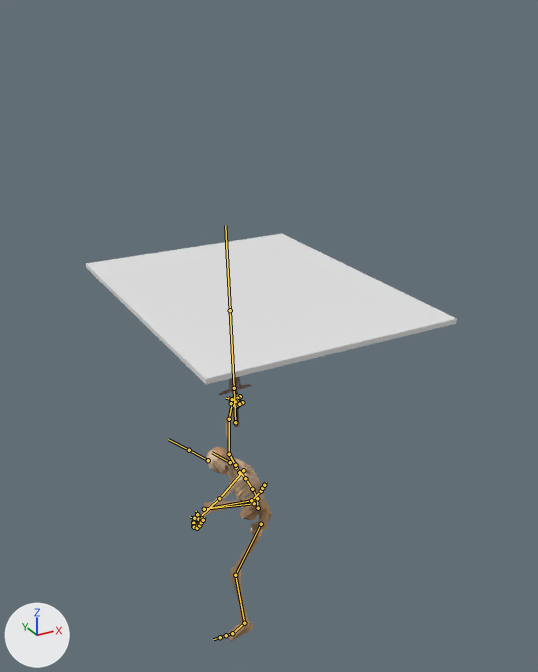
Two versions of the FBX model project-id-gameoff2024/Assets/Models/Characters/Skeleton1.fbx, one commit apart.
Before and after are seen from a 50 mm camera at (-15.6, -29.9, 12.3) aimed at (0.9, 0.0, -2.7). Every picture has the same lights, and +X, +Y and +Z are marked at lower left. Both versions are drawn at frame 1 of the action 'Skeleton_Bones|Armature|mixamo.com|Layer0'; the numbers are the values there. The bones that bend it are drawn over the model as lines.

Names of what the first picture shows: 'Cube', 'Skeleton.001', 'Skeleton.002'.
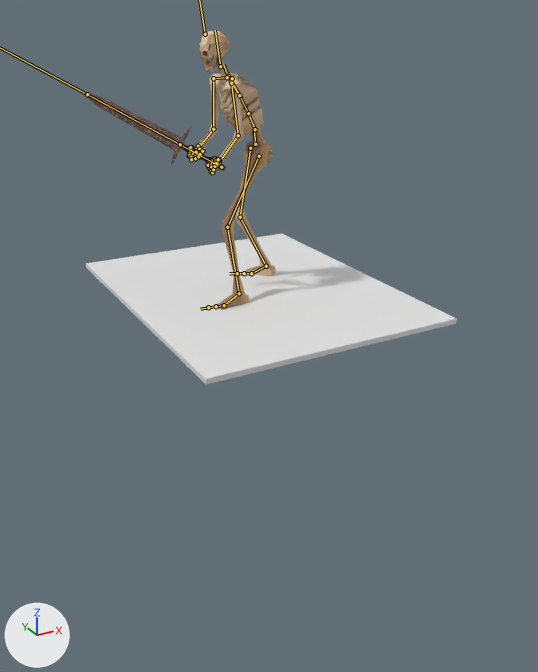
Commit message: skeleton fix

The change in detail:
Bone 'mixamorig:Hips' (bone_mixamorig_hips) moves from (15.0, -1995.0, 3.0) to (15.0, -30.0, 3.0).
Bone 'mixamorig:Head' (bone_mixamorig_head) turns from (24, 11, -7) to (-15, 7, -5) degrees about its own x, y and z.
Bone 'mixamorig:LeftShoulder' (bone_mixamorig_leftshoulder) turns from (-54, -27, 2) to (-19, 13, 20) degrees about its own x, y and z.
Bone 'mixamorig:LeftArm' (bone_mixamorig_leftarm) turns from (60, 27, 129) to (19, -3, 34) degrees about its own x, y and z.
Bone 'mixamorig:LeftForeArm' (bone_mixamorig_leftforearm) turns from (-4, -17, -22) to (2, -3, 31) degrees about its own x, y and z.
Bone 'mixamorig:RightShoulder' (bone_mixamorig_rightshoulder) turns from (-92, 44, -89) to (-28, -20, -26) degrees about its own x, y and z.
Bone 'mixamorig:RightArm' (bone_mixamorig_rightarm) turns from (-44, -12, -100) to (16, 2, -43) degrees about its own x, y and z.
Bone 'mixamorig:RightForeArm' (bone_mixamorig_rightforearm) turns from (21, 32, 10) to (-10, 4, -45) degrees about its own x, y and z.
Bone 'mixamorig:RightHand' (bone_mixamorig_righthand) turns from (45, 15, 42) to (9, 10, -25) degrees about its own x, y and z.
Bone 'mixamorig:HeadTop_End.001' (bone_mixamorig_headtop_end_001) turns from (16, -60, 33) to (18, -60, 32) degrees about its own x, y and z.
Bone 'mixamorig:RightUpLeg' (bone_mixamorig_rightupleg) turns from (61, 23, -33) to (14, 13, -12) degrees about its own x, y and z.
Bone 'mixamorig:RightLeg' (bone_mixamorig_rightleg) turns from (-110, -46, -18) to (-34, 4, -2) degrees about its own x, y and z.
Bone 'mixamorig:RightFoot' (bone_mixamorig_rightfoot) turns from (-42, -31, -5) to (21, 13, 10) degrees about its own x, y and z.

Boxes (x1, y1, x2, y2) around the edits, measured in the pictures (538 x 672 px):
'Skeleton.001', posed (10% wider, 14% taller)
    before: (193, 396, 272, 641)
    after: (189, 30, 276, 310)
'Skeleton.002', posed
    before: (219, 376, 251, 427)
    after: (82, 91, 226, 172)
bone 'mixamorig:Hips', root to tip
    before: (258, 508) to (256, 495)
    after: (255, 144) to (253, 124)
bone 'mixamorig:Head', root to tip
    before: (230, 462) to (212, 452)
    after: (220, 66) to (215, 30)
bone 'mixamorig:LeftShoulder', root to tip
    before: (239, 472) to (243, 470)
    after: (232, 78) to (231, 83)
bone 'mixamorig:LeftArm', root to tip
    before: (243, 470) to (219, 498)
    after: (231, 83) to (238, 135)
bone 'mixamorig:LeftForeArm', root to tip
    before: (219, 498) to (199, 517)
    after: (238, 135) to (219, 162)
bone 'mixamorig:RightShoulder', root to tip
    before: (235, 465) to (229, 454)
    after: (227, 77) to (213, 78)
bone 'mixamorig:RightArm', root to tip
    before: (229, 454) to (229, 419)
    after: (213, 78) to (213, 129)
bone 'mixamorig:RightForeArm', root to tip
    before: (229, 419) to (233, 399)
    after: (213, 129) to (196, 150)
bone 'mixamorig:RightHand', root to tip
    before: (233, 399) to (232, 401)
    after: (196, 150) to (189, 157)
bone 'mixamorig:HeadTop_End.001', root to tip
    before: (235, 422) to (234, 388)
    after: (221, 167) to (180, 144)
bone 'mixamorig:RightUpLeg', root to tip
    before: (254, 503) to (204, 509)
    after: (250, 148) to (240, 217)
bone 'mixamorig:RightLeg', root to tip
    before: (204, 509) to (251, 500)
    after: (240, 217) to (266, 266)
bone 'mixamorig:RightFoot', root to tip
    before: (251, 500) to (261, 491)
    after: (266, 266) to (251, 273)
